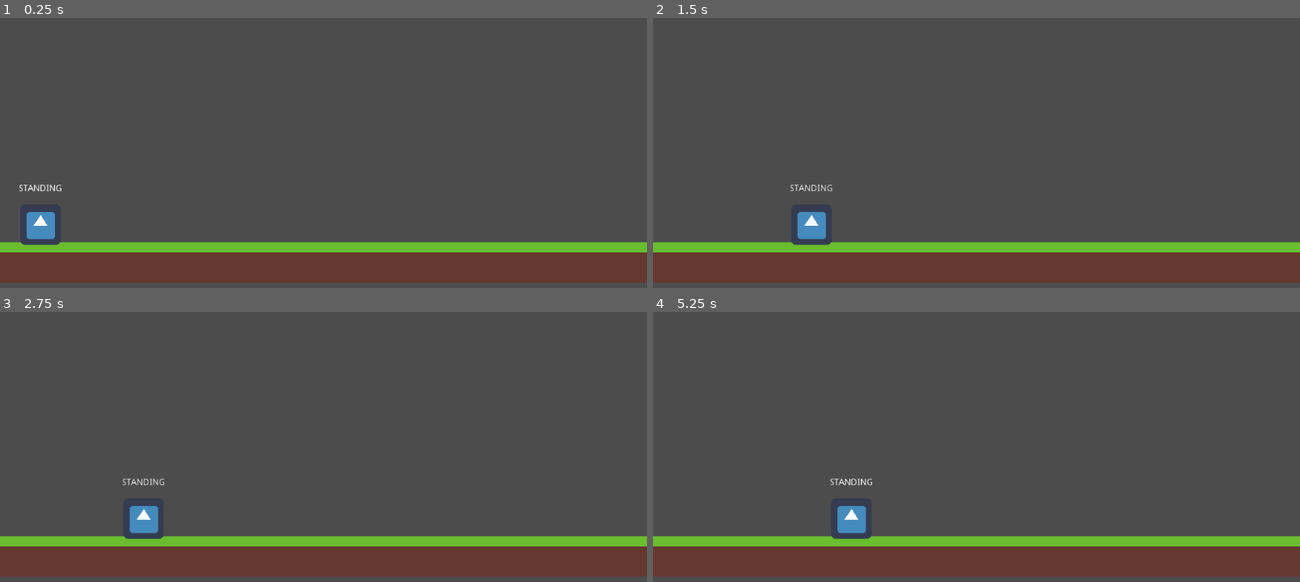
Above: before the commit, frames 1-4 (two rows, left to right).
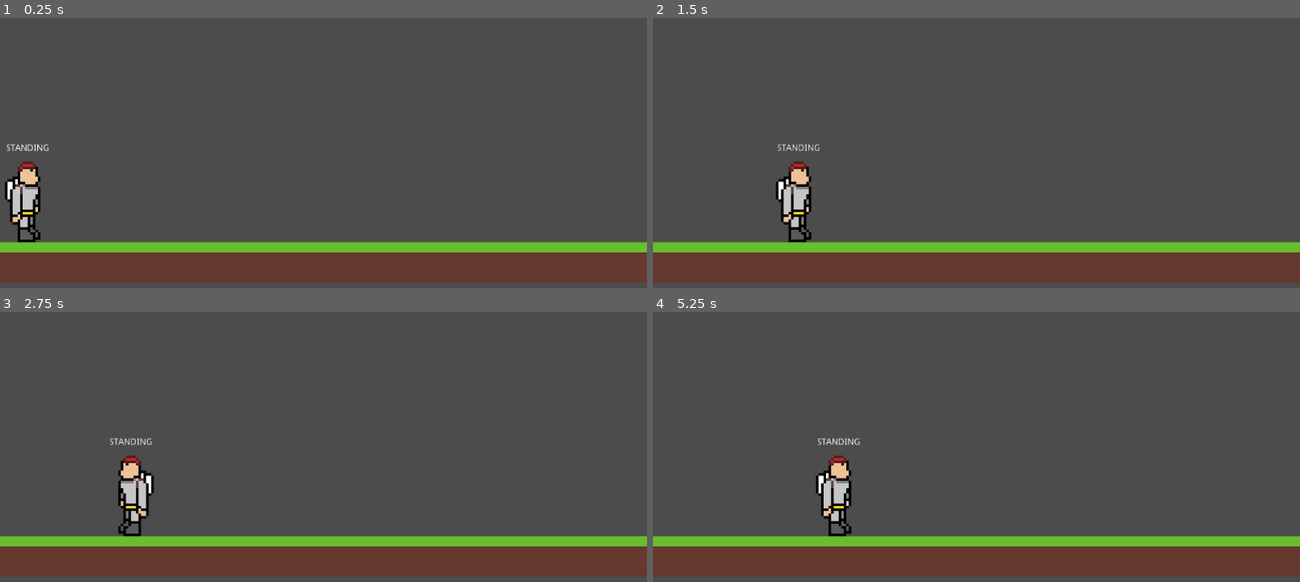
Above: after the commit, the same moments.

Repository: TRushton95/Dashing
Game: Godot game, scene res://World.tscn
Two runs of this game, one before a commit and one after it. Both use one fixed random seed, a clock stepped at 60 frames per second and the inputs below. The engine's default icon, where the game draws it, is replaced by a stand-in: a white triangle on a blue panel in a dark square.
Inputs (mouse positions are in pixels of both pictures, inside the frame that each line leads up to):
- Up to frame 1 (0.25 s): no input
- Up to frame 2 (1.5 s): tap Enter at 0.5 s; move the mouse to (1118, 128) at 0.52 s; hold D (move_right) from 0.53 s (still down); tap Space (jump) at 0.6, 0.77, 1.07 s; move the mouse to (847, 169) at 1.27 s; tap S (crouch) at 1.35 s
- Up to frame 3 (2.75 s): tap Space (jump) at 1.52, 1.55, 1.82, 2.3 s; move the mouse to (388, 360) at 2.02 s; release D (move_right) at 2.03 s; hold A (move_left) from 2.03 s (still down); right-click (388, 360) at 2.1 s
- Up to frame 4 (5.25 s): move the mouse to (944, 519) at 2.77 s; release A (move_left) at 2.78 s; hold D (move_right) 2.78-4.28 s; click (944, 519) at 2.85 s; tap Space (jump) at 3.02, 3.05, 3.32, 3.77, 3.8, 4.07, 4.35, 4.52, 4.82 s; move the mouse to (1170, 501) at 3.52 s; tap Shift (sprint) at 3.6 s; move the mouse to (782, 384) at 4.27 s; hold A (move_left) 4.28-5.03 s; move the mouse to (1008, 444) at 5.02 s; hold D (move_right) from 5.03 s (still down); tap S (crouch) at 5.1 s

The runs differ from the first frame. In frame 1, 1.7% of the frame differs, in the area x 0-10%, y 46-85%; in frame 2, 1.7%; in frame 3, 1.6%; in frame 4, 1.7%.

Commit message:
Add basic terrible animations

Diff:
--- a/Src/Entities/Player/Player.gd
+++ b/Src/Entities/Player/Player.gd
@@ -67,8 +67,10 @@
 
 			if Input.is_action_just_pressed("jump"):
 				gliding = true
+				$Sprite/AnimationPlayer.play("Gliding")
 			elif Input.is_action_just_released("jump"):
 				gliding = false
+				$Sprite/AnimationPlayer.play("Falling")
 
 			if Input.is_action_just_pressed("shoot"):
 				_shoot()
@@ -80,6 +82,8 @@
 		State.CROUCHING:
 			if Input.is_action_just_released("crouch"):
 				_pop_state()
+
+	$Sprite.transform.x = Vector2.LEFT if direction == Enums.Direction.LEFT else Vector2.RIGHT
 
 
 func _physics_process(delta: float) -> void:
@@ -132,6 +136,7 @@
 
 func _push_state(state: int) -> void:
 	state_stack.push_front(state)
+	_update_animation(state)
 	$StateLabel.text = State.keys()[state]
 
 	if state == State.FIRING:
@@ -140,6 +145,19 @@
 
 func _pop_state() -> void:
 	state_stack.pop_front()
+	_update_animation(state_stack[0])
 
 	var state = state_stack[0]
 	$StateLabel.text = State.keys()[state]
+
+
+func _update_animation(state: int) -> void:
+	match state:
+		State.STANDING:
+			$Sprite/AnimationPlayer.play("Idle")
+		State.CROUCHING:
+			$Sprite/AnimationPlayer.play("Crouching")
+		State.ROLLING:
+			$Sprite/AnimationPlayer.play("Rolling")
+		State.FALLING:
+			$Sprite/AnimationPlayer.play("Falling")
--- a/Src/Entities/Player/Player.tscn
+++ b/Src/Entities/Player/Player.tscn
@@ -1,10 +1,90 @@
-[gd_scene load_steps=4 format=2]
+[gd_scene load_steps=9 format=2]
 
-[ext_resource path="res://icon.png" type="Texture" id=1]
+[ext_resource path="res://Entities/Player/player_large.png" type="Texture" id=1]
 [ext_resource path="res://Entities/Player/Player.gd" type="Script" id=2]
 
+[sub_resource type="Animation" id=4]
+resource_name = "Crouching"
+loop = true
+tracks/0/type = "value"
+tracks/0/path = NodePath(".:frame")
+tracks/0/interp = 1
+tracks/0/loop_wrap = true
+tracks/0/imported = false
+tracks/0/enabled = true
+tracks/0/keys = {
+"times": PoolRealArray( 0 ),
+"transitions": PoolRealArray( 1 ),
+"update": 1,
+"values": [ 1 ]
+}
+
+[sub_resource type="Animation" id=3]
+resource_name = "Falling"
+loop = true
+tracks/0/type = "value"
+tracks/0/path = NodePath(".:frame")
+tracks/0/interp = 1
+tracks/0/loop_wrap = true
+tracks/0/imported = false
+tracks/0/enabled = true
+tracks/0/keys = {
+"times": PoolRealArray( 0 ),
+"transitions": PoolRealArray( 1 ),
+"update": 1,
+"values": [ 2 ]
+}
+
+[sub_resource type="Animation" id=5]
+resource_name = "Gliding"
+loop = true
+tracks/0/type = "value"
+tracks/0/path = NodePath(".:frame")
+tracks/0/interp = 1
+tracks/0/loop_wrap = true
+tracks/0/imported = false
+tracks/0/enabled = true
+tracks/0/keys = {
+"times": PoolRealArray( 0 ),
+"transitions": PoolRealArray( 1 ),
+"update": 1,
+"values": [ 3 ]
+}
+
+[sub_resource type="Animation" id=2]
+resource_name = "Idle"
+loop = true
+tracks/0/type = "value"
+tracks/0/path = NodePath(".:frame")
+tracks/0/interp = 1
+tracks/0/loop_wrap = true
+tracks/0/imported = false
+tracks/0/enabled = true
+tracks/0/keys = {
+"times": PoolRealArray( 0 ),
+"transitions": PoolRealArray( 1 ),
+"update": 1,
+"values": [ 0 ]
+}
+
+[sub_resource type="Animation" id=6]
+resource_name = "Rolling"
+loop = true
+tracks/0/type = "value"
+tracks/0/path = NodePath(".:frame")
+tracks/0/interp = 1
+tracks/0/loop_wrap = true
+tracks/0/imported = false
+tracks/0/enabled = true
+tracks/0/keys = {
+"times": PoolRealArray( 0 ),
+"transitions": PoolRealArray( 1 ),
+"update": 1,
+"values": [ 1 ]
+}
+
 [sub_resource type="RectangleShape2D" id=1]
-extents = Vector2( 28, 28 )
+extents = Vector2( 20, 64 )
 
 [node name="Player" type="KinematicBody2D"]
 collision_mask = 0
@@ -12,6 +92,15 @@
 
 [node name="Sprite" type="Sprite" parent="."]
 texture = ExtResource( 1 )
+hframes = 2
+vframes = 2
+
+[node name="AnimationPlayer" type="AnimationPlayer" parent="Sprite"]
+anims/Crouching = SubResource( 4 )
+anims/Falling = SubResource( 3 )
+anims/Gliding = SubResource( 5 )
+anims/Idle = SubResource( 2 )
+anims/Rolling = SubResource( 6 )
 
 [node name="CollisionShape2D" type="CollisionShape2D" parent="."]
 shape = SubResource( 1 )
@@ -34,9 +123,9 @@
 
 [node name="StateLabel" type="Label" parent="."]
 margin_left = -52.0
-margin_top = -64.0
+margin_top = -92.0
 margin_right = 52.0
-margin_bottom = -50.0
+margin_bottom = -78.0
 text = "STANDING"
 align = 1
 valign = 1
Binary file added: Src/Entities/Player/player_large.png
Not shown, added: Src/Entities/Player/player_large.png.import
Not shown, added: RawAssets/player.png
Not shown, added: RawAssets/player_large.png
